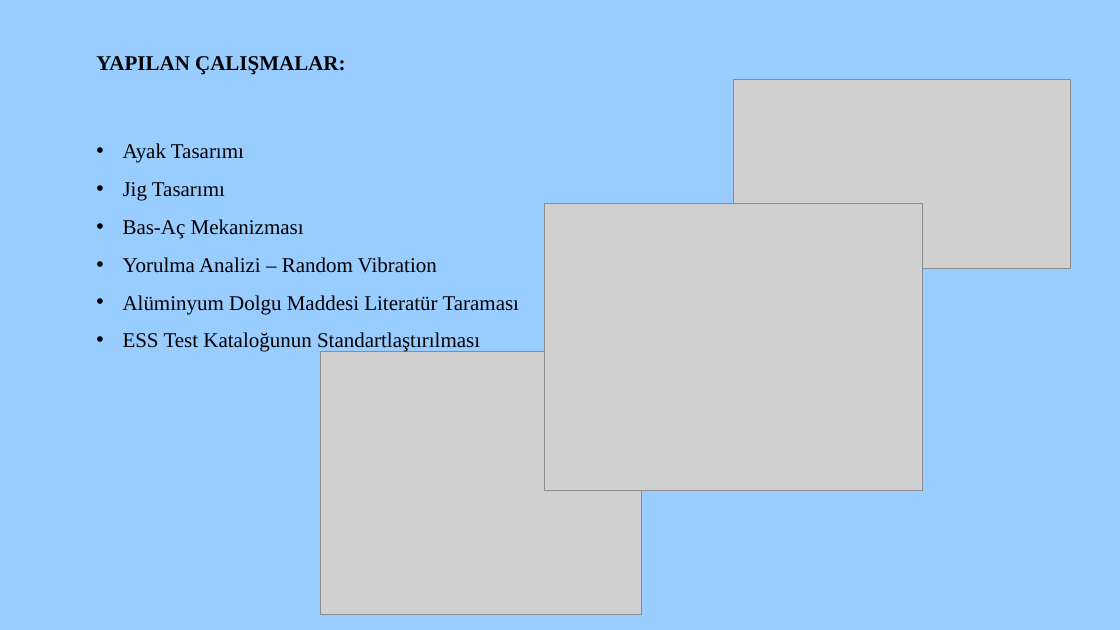
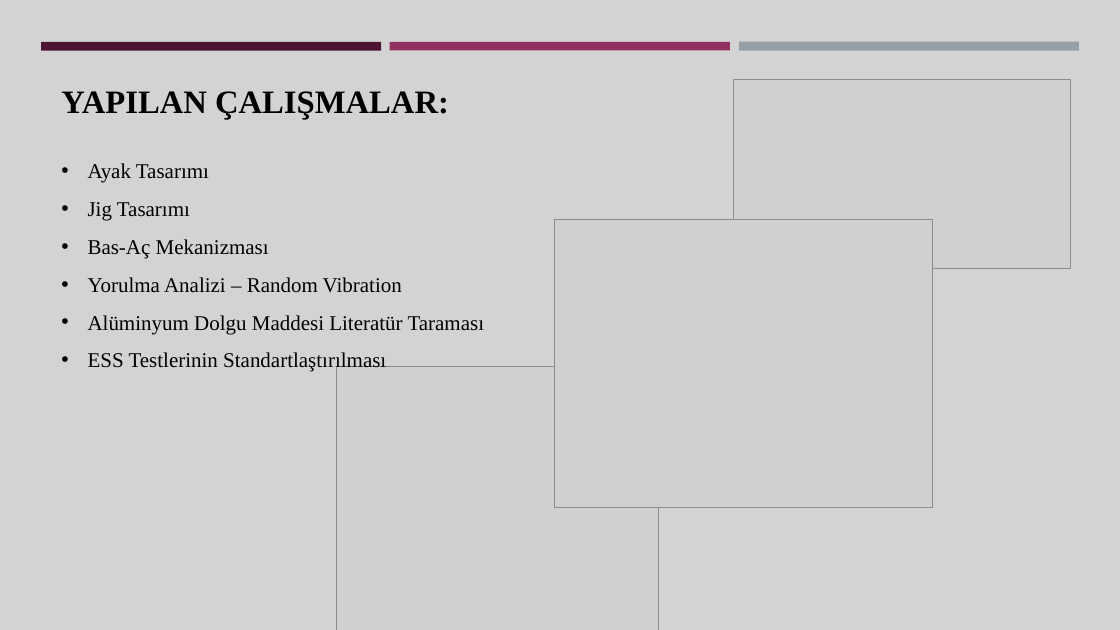
Before and after one commit to Gamze1304/black, a slide deck: slide 2 of Gamze Saçmaözü aselsan sunum.pptx. Drawn at 1120x630 pixels with LibreOffice and Linux fonts; fonts in the diff are those of the drawing; grey boxes stand for pictures. Boxes give left, top, right and bottom in pixels: in the first picture for what was removed or moved away, otherwise in the second. Text is boxed around its words. In the diff, an @@ line names an element or a change of style, - is before the commit and + after.

```diff
--- a/Gamze Saçmaözü aselsan sunum.pptx
+++ b/Gamze Saçmaözü aselsan sunum.pptx
@@ background #99CCFF to #D3D3D3 @@
@@ rectangle added at (x1=41, y1=42, x2=381, y2=50), fill #4D1434 @@
@@ rectangle added at (x1=390, y1=42, x2=730, y2=50), fill #903163 @@
@@ rectangle added at (x1=739, y1=42, x2=1079, y2=51), fill #969FA7 @@
@@ text "YAPILAN ÇALIŞMALAR:" moved from (x1=96, y1=56, x2=520, y2=352) to (x1=61, y1=91, x2=485, y2=372) @@
@@ text at (x1=61, y1=91, x2=449, y2=119): size 18 to 28 pt in "YAPILAN ÇALIŞMALAR:" @@
@@ picture moved from (x1=544, y1=203, x2=923, y2=491) to (x1=555, y1=220, x2=933, y2=507) @@
@@ text at (x1=88, y1=352, x2=386, y2=372): text changed @@
-• ESS Test Kataloğunun Standartlaştırılması
+• ESS Testlerinin Standartlaştırılması
@@ picture moved from (x1=320, y1=351, x2=642, y2=615) to (x1=337, y1=366, x2=659, y2=630) @@
```
Also in this commit, not shown: 6 other slides changed, 17 slides added, 1 slide removed.
